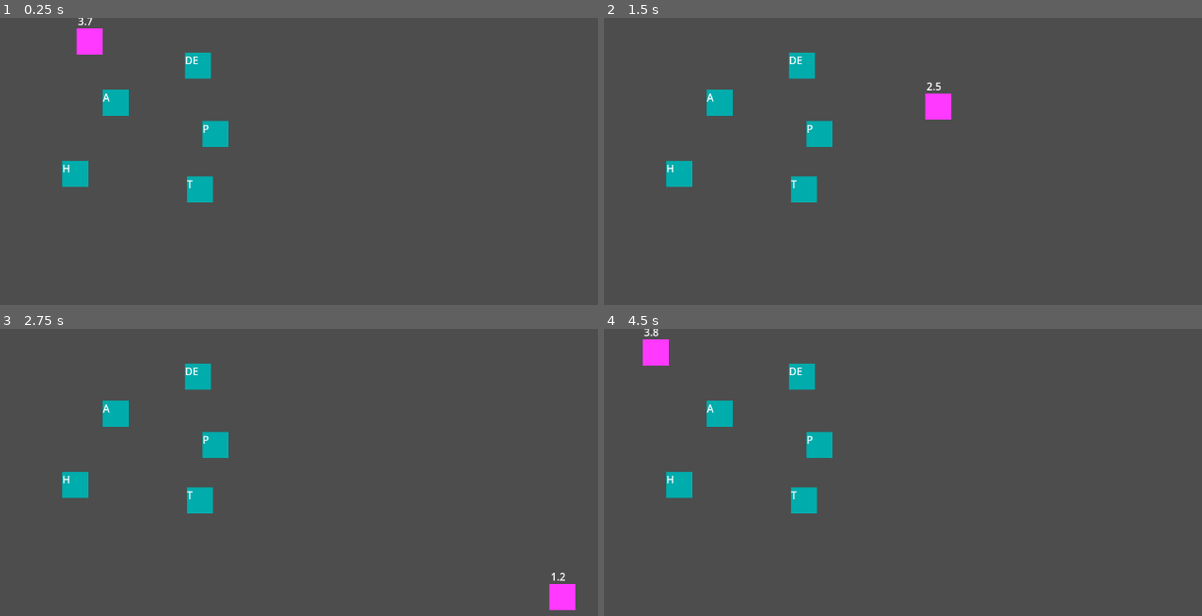
Above: before the commit, frames 1-4 (two rows, left to right).
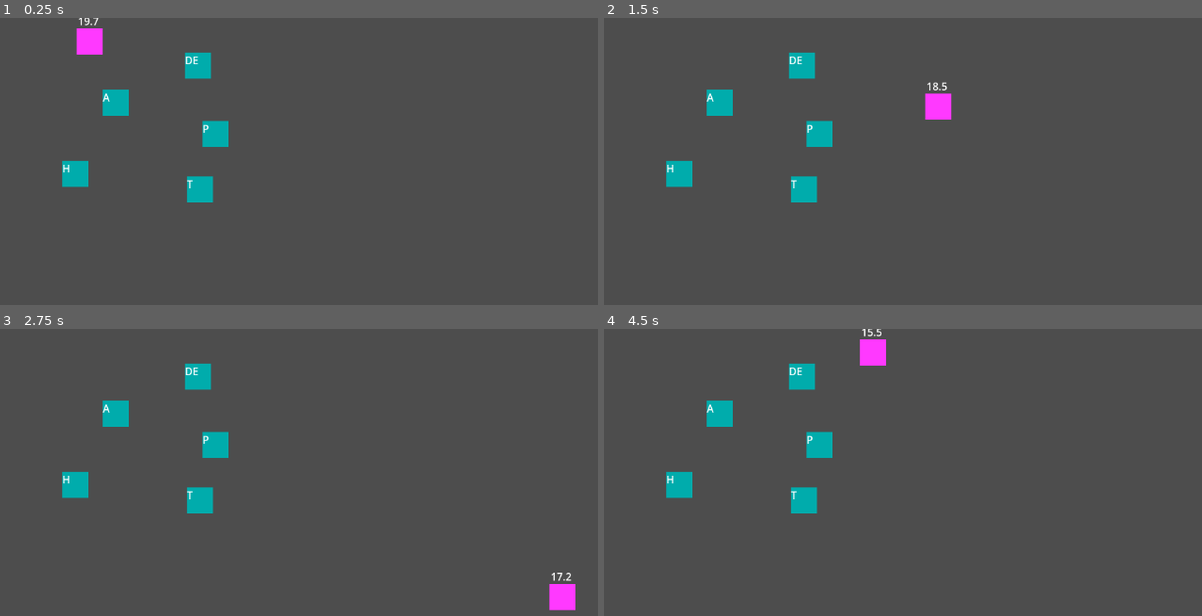
Above: after the commit, the same moments.

Repository: get-shwifty/LD57
Game: Godot game, scene res://Game/main_scene.tscn
Two runs of this game, one before a commit and one after it. Both use one fixed random seed, a clock stepped at 60 frames per second and the inputs below.
Inputs (mouse positions are in pixels of both pictures, inside the frame that each line leads up to):
- Up to frame 1 (0.25 s): no input
- Up to frame 2 (1.5 s): tap Enter (game_confirm_word, bound only before the commit) at 0.5, 0.6 s; move the mouse to (1142, 207) at 0.52 s; hold Right (game_right) 0.53-1.28 s; move the mouse to (831, 250) at 1.27 s; hold Down (game_down) from 1.28 s (still down); click (831, 250) at 1.35 s
- Up to frame 3 (2.75 s): tap Enter (game_confirm_word, bound only before the commit) at 1.55, 2.1 s; move the mouse to (448, 446) at 2.02 s; release Down (game_down) at 2.03 s; hold Right (game_right) from 2.03 s (still down)
- Up to frame 4 (4.5 s): move the mouse to (outside the picture) at 2.77 s; release Right (game_right) at 2.78 s; hold Up (game_up) 2.78-3.53 s; tap Enter (game_confirm_word, bound only before the commit) at 2.85, 3.8, 4.35 s; move the mouse to (outside the picture) at 3.52 s; hold Left (game_left) from 3.53 s (still down); click (outside the picture) at 3.6 s; tap Escape (ui_cancel) at 4.15 s; move the mouse to (753, 478) at 4.27 s

The runs differ from the first frame. In frame 1, less than 0.1% of the frame differs, in the area x 13-17%, y 0-3%; in frame 2, less than 0.1%; in frame 3, less than 0.1%; in frame 4, 0.9%, in the area x 6-48%, y 0-13%.

Commit message:
basic word composition flow

Diff:
--- a/gd_project/Game/Characters/player.gd
+++ b/gd_project/Game/Characters/player.gd
@@ -3,7 +3,7 @@
 class_name Player
 
 @export var MOVE_SPEED : float = 500
-@export var START_OXYGEN : float = 4
+@export var START_OXYGEN : float = 20
 @export var OXYGEN_CONSUMPTION_RATE : float = 1
 
 signal on_oxygen_depleted;
--- /dev/null
+++ b/gd_project/Game/GUI/menu_word_composition.gd
@@ -0,0 +1,45 @@
+extends Control
+
+@onready var UI_LETTER = preload("res://Game/GUI/ui_letter.tscn")
+
+@onready var pool_container = $CenterContainer/VBoxContainer/PoolContainer
+@onready var word_container = $CenterContainer/VBoxContainer/WordContainer
+
+signal on_word_confirmed
+signal on_menu_closed
+
+func _process(delta: float):
+	if Input.is_action_just_pressed("ui_accept"):
+		confirm_word()
+	if Input.is_action_just_pressed("ui_cancel"):
+		close_menu()
+
+func initialize(level : GameLevel):
+	setup_letter_pool(level.get_letter_pool())
+
+func setup_letter_pool(letters : String):
+	for l in letters:
+		var letter = UI_LETTER.instantiate()
+		letter.initialize(l)
+		letter.on_letter_selected.connect(on_letter_selected.bind(letter))
+		pool_container.add_child(letter)
+
+func on_letter_selected(letter : Control):
+	if pool_container.get_children().has(letter):
+		pool_container.remove_child(letter)
+		word_container.add_child(letter)
+	elif word_container.get_children().has(letter):
+		word_container.remove_child(letter)
+		pool_container.add_child(letter)
+
+func close_menu():
+	on_menu_closed.emit()
+
+func confirm_word():
+	if word_container.get_child_count() <= 0:
+		return
+
+	var word = ""
+	for l in word_container.get_children():
+		word += l.get_letter()
+	on_word_confirmed.emit(word)
--- /dev/null
+++ b/gd_project/Game/GUI/menu_word_composition.tscn
@@ -0,0 +1,29 @@
+[gd_scene load_steps=2 format=3 uid="uid://dcg877klkaxk2"]
+
+[ext_resource type="Script" uid="uid://cndgwbvdrrkb0" path="res://Game/GUI/menu_word_composition.gd" id="1_0plho"]
+
+[node name="MenuWordComposition" type="Control"]
+layout_mode = 3
+anchors_preset = 15
+anchor_right = 1.0
+anchor_bottom = 1.0
+grow_horizontal = 2
+grow_vertical = 2
+script = ExtResource("1_0plho")
+
+[node name="CenterContainer" type="CenterContainer" parent="."]
+layout_mode = 0
+offset_right = 40.0
+offset_bottom = 40.0
+
+[node name="VBoxContainer" type="VBoxContainer" parent="CenterContainer"]
+layout_mode = 2
+
+[node name="WordContainer" type="HBoxContainer" parent="CenterContainer/VBoxContainer"]
+custom_minimum_size = Vector2(0, 50)
+layout_mode = 2
+
+[node name="PoolContainer" type="HBoxContainer" parent="CenterContainer/VBoxContainer"]
+custom_minimum_size = Vector2(50, 50)
+layout_mode = 2
+alignment = 1
--- /dev/null
+++ b/gd_project/Game/GUI/ui_letter.gd
@@ -0,0 +1,13 @@
+extends Control
+
+signal on_letter_selected
+
+func initialize(letter : String):
+	$Button.text = letter
+
+
+func get_letter() -> String:
+	return $Button.text
+
+func _on_button_pressed():
+	on_letter_selected.emit()
--- /dev/null
+++ b/gd_project/Game/GUI/ui_letter.tscn
@@ -0,0 +1,21 @@
+[gd_scene load_steps=2 format=3 uid="uid://bvj6y7xphbmgn"]
+
+[ext_resource type="Script" uid="uid://dd5f66eyg5gry" path="res://Game/GUI/ui_letter.gd" id="1_xaksk"]
+
+[node name="UILetter" type="Control"]
+custom_minimum_size = Vector2(50, 0)
+layout_mode = 3
+anchors_preset = 15
+anchor_right = 1.0
+anchor_bottom = 1.0
+grow_horizontal = 2
+grow_vertical = 2
+script = ExtResource("1_xaksk")
+
+[node name="Button" type="Button" parent="."]
+custom_minimum_size = Vector2(50, 0)
+layout_mode = 0
+offset_right = 45.0
+offset_bottom = 42.0
+
+[connection signal="pressed" from="Button" to="." method="_on_button_pressed"]
--- a/gd_project/Game/Levels/game_level.gd
+++ b/gd_project/Game/Levels/game_level.gd
@@ -2,10 +2,18 @@
 
 class_name GameLevel
 
+@onready var MENU_WORD_COMPOSITION = preload("res://Game/GUI/menu_word_composition.tscn")
+
+@onready var ui_container = $UIContainer;
+
 var fishes : Array[Fish] = []
 var player : Player;
 
-var current_word : String = ""
+var word_composing_menu : Control;
+
+var score_objective : int;
+
+var current_letters : String = ""
 var current_score : int = 0
 
 func _ready():
@@ -24,7 +32,7 @@
 
 func fish_captured(fish : Fish):
 	print("captured " + fish.get_letters())
-	current_word += fish.get_letters()
+	current_letters += fish.get_letters()
 
 func check_remaining_fishes():
 	for fish in fishes:
@@ -39,21 +47,42 @@
 
 func finish_level():
 	print("level finished")
-	if !current_word.is_empty():
-		confirm_current_word()
 	on_level_finished.emit()
 
-func confirm_current_word():
-	print("confirmed word " + current_word)
-	current_score += get_word_score(current_word)
-	current_word = ""
+func confirm_word(word : String):
+	cancel_word_compose()
+
+	print("confirmed word " + word)
+	current_score += get_word_score(word)
+	for letter in word:
+		var idx = current_letters.find(letter)
+		current_letters = current_letters.erase(idx)
+
+	if current_score >= score_objective:
+		finish_level()
+
+func get_letter_pool():
+	return current_letters
 
 func _process(delta):
-	if Input.is_action_just_pressed("game_confirm_word"):
-		confirm_current_word()
+	if !is_composing_word() && Input.is_action_just_pressed("game_compose_word"):
+		start_word_compose()
 
 func get_word_score(word : String) -> int:
 	return word.length()
 
 func get_score():
 	return current_score;
+
+func is_composing_word() -> bool:
+	return word_composing_menu != null
+
+func start_word_compose():
+	word_composing_menu = MENU_WORD_COMPOSITION.instantiate()
+	ui_container.add_child(word_composing_menu)
+	word_composing_menu.on_word_confirmed.connect(confirm_word)
+	word_composing_menu.initialize(self)
+
+func cancel_word_compose():
+	word_composing_menu.queue_free()
+	word_composing_menu = null
--- a/gd_project/Game/Levels/level_test.tscn
+++ b/gd_project/Game/Levels/level_test.tscn
@@ -29,3 +29,5 @@
 [node name="Fish5" parent="." instance=ExtResource("3_6ih1o")]
 position = Vector2(285, 53)
 LETTERS = "DE"
+
+[node name="UIContainer" type="CanvasLayer" parent="."]
--- a/gd_project/project.godot
+++ b/gd_project/project.godot
@@ -46,7 +46,7 @@
 "events": [Object(InputEventMouseButton,"resource_local_to_scene":false,"resource_name":"","device":-1,"window_id":0,"a …(258 unchanged characters)…
 ]
 }
-game_confirm_word={
+game_compose_word={
 "deadzone": 0.2,
 "events": [Object(InputEventKey,"resource_local_to_scene":false,"resource_name":"","device":-1,"window_id":0,"alt_press …(195 unchanged characters)…
 , Object(InputEventKey,"resource_local_to_scene":false,"resource_name":"","device":-1,"window_id":0,"alt_pressed":false …(182 unchanged characters)…
Not shown, added: gd_project/Game/GUI/menu_word_composition.gd.uid
Not shown, added: gd_project/Game/GUI/ui_letter.gd.uid
Not shown, added: gd_project/Game/GUI/menu_level_finished.tscn2010331545.tmp
Not shown, added: gd_project/Game/GUI/menu_word_composition.tscn2012471287.tmp
Not shown, added: gd_project/Game/GUI/ui_letter.tscn2014546463.tmp
Not shown, added: gd_project/Game/main_scene.tscn2008210120.tmp
